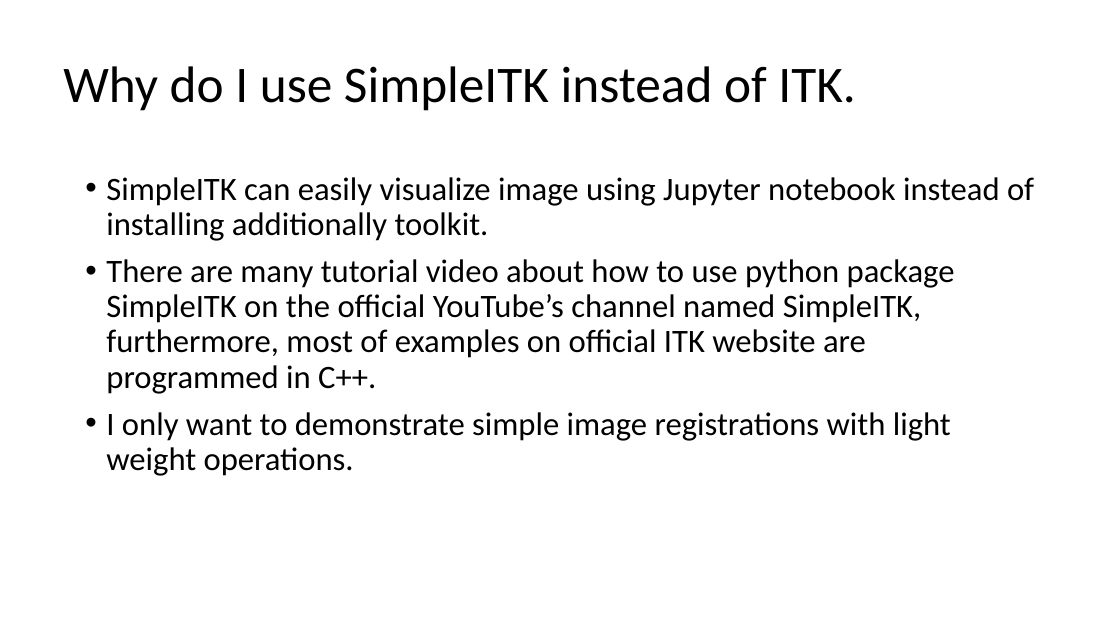
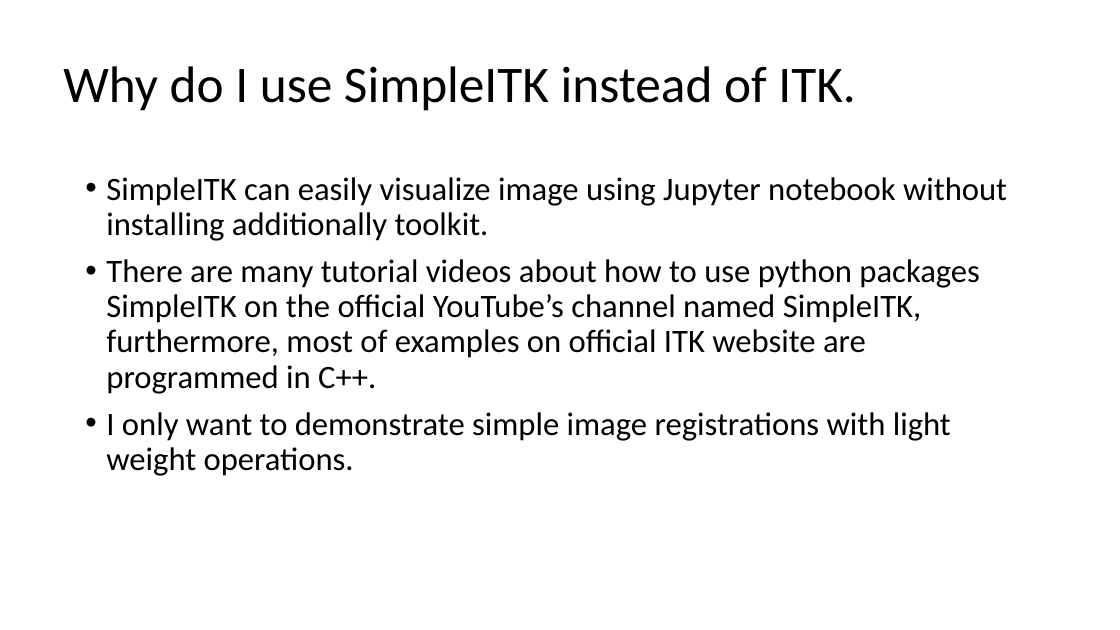
Before and after one commit to autotntfan/BIP, a slide deck: slide 5 of The insight toolkit image registration framework.pptx (slide 4 before the commit). Drawn at 1120x630 pixels with LibreOffice and Linux fonts; fonts in the diff are those of the drawing. Boxes give left, top, right and bottom in pixels: in the first picture for what was removed or moved away, otherwise in the second. Text is boxed around its words. In the diff, an @@ line names an element or a change of style, - is before the commit and + after.

```diff
--- a/The insight toolkit image registration framework.pptx
+++ b/The insight toolkit image registration framework.pptx
@@ text at bbox=[106, 177, 1007, 394]: text changed @@
-• SimpleITK can easily visualize image using Jupyter notebook instead of installing additionally toolkit.
-• There are many tutorial video about how to use python package SimpleITK on the official YouTube’s channel named SimpleITK, furthermore, most of examples on official ITK website are programmed in C++.
+• SimpleITK can easily visualize image using Jupyter notebook without installing additionally toolkit.
+• There are many tutorial videos about how to use python packages SimpleITK on the official YouTube’s channel named SimpleITK, furthermore, most of examples on official ITK website are programmed in C++.
```
Also in this commit, not shown: 5 slides added, 1 slide removed.
